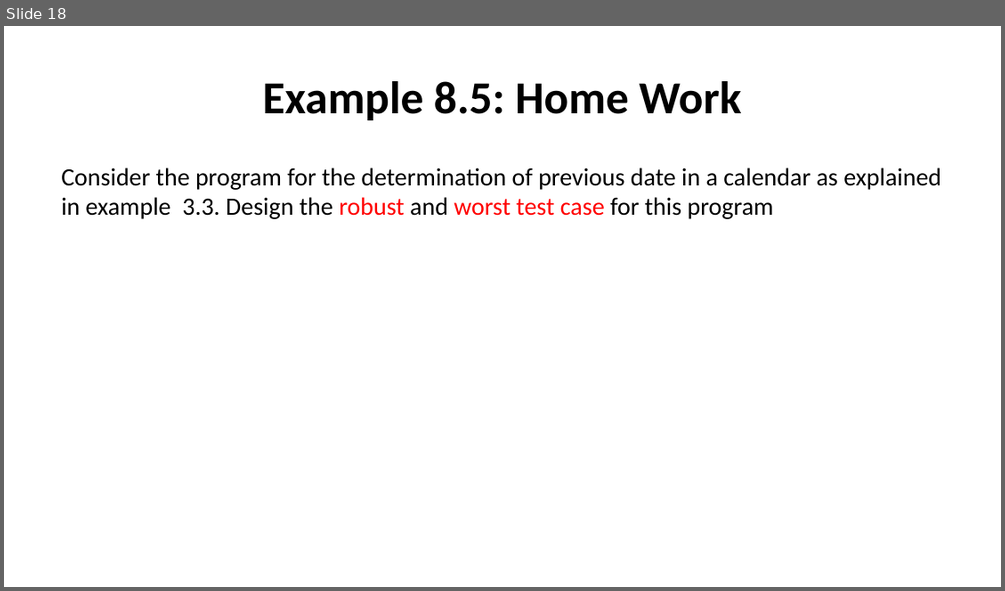
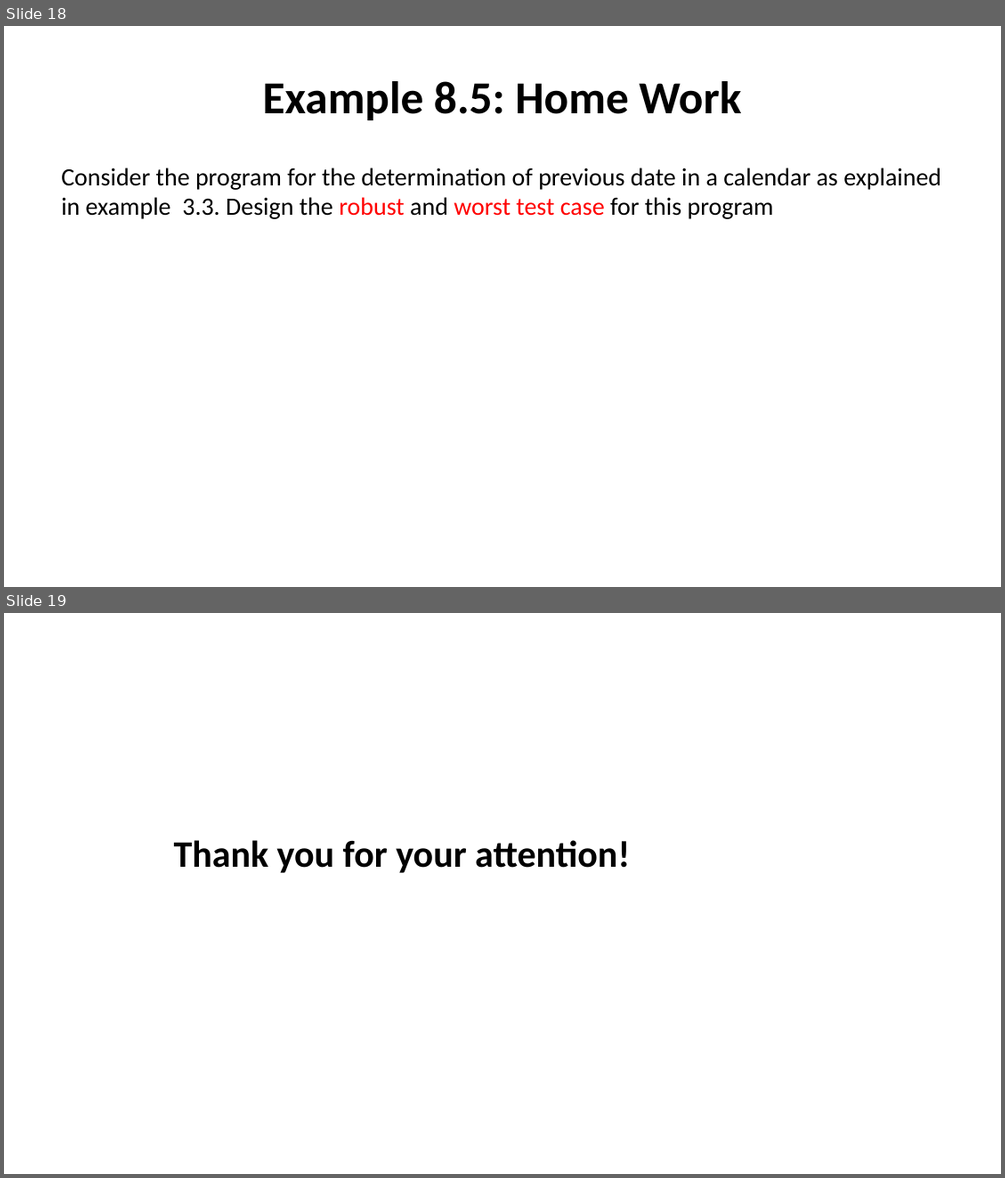
Before and after one commit to nashurgessa/Software-Testing-batch-2022-23, a slide deck: slides/L9 BVA.pptx. Shown one above the other, each under a label of ours: slide 18 before the commit, slides 18 and 19 after it. The pictures are 1005x591 and 1005x1178 pixels, drawn with LibreOffice and Linux fonts; fonts in the diff are those of the drawing. Boxes give left, top, right and bottom in pixels: in the first picture for what was removed or moved away, otherwise in the second. Text is boxed around its words. In the diff, an @@ line names an element or a change of style, - is before the commit and + after.

```diff
--- a/slides/L9 BVA.pptx
+++ b/slides/L9 BVA.pptx
@@ slide 19 added at [4, 613, 1001, 1174], background #FFFFFF @@
@@ text added at [174, 840, 630, 873], 36 pt, text #000000, bold @@
+Thank you for your attention!
```
Also in this commit, not shown: 1 slide changed, 10 other files.
